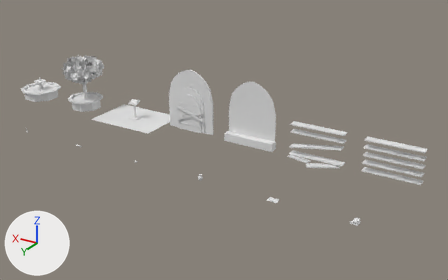
Renders of the Blender file art_src/kit/kit_dressing.blend from each side of a commit.
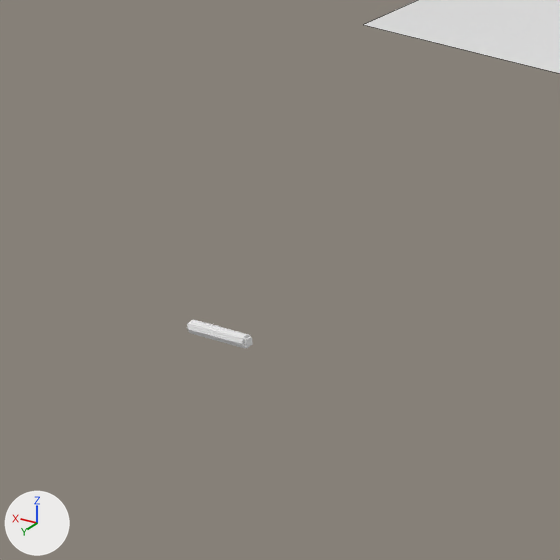
The first picture shows the older version from a 50 mm camera at (-7.1, 27.8, 13.9) aimed at (9.2, 0.7, 0.3). The close-ups show the older and then the newer version on the part from 13% to 24% of the width and 42% to 59% of the height of that picture. Only the edits that show in the close-ups are written down. The axes (+X, +Y, +Z) are drawn at lower left. The lights are the same throughout. The close-ups show mesh edges as thin lines. Objects named as collision shapes, trigger or cutter boxes, shadow casters or lower levels of detail are left out.

The older version as bpy lines, for what is in view:
```python
me_iwan_lectern__rug = bpy.data.meshes.new('iwan_lectern__rug')
me_iwan_lectern__rug.from_pydata([(-2.19, -1.59, 0.01), (2.19, -1.59, 0.01), (2.19, 1.59, 0.01), (-2.19, 1.59, 0.01)], [], [(0, 1, 2, 3)])
me_iwan_lectern__rug.materials.append(mat_rug)  # white #e7e7e7
me_prop_scroll__paper = bpy.data.meshes.new('prop_scroll__paper')
me_prop_scroll__paper.from_pydata(...)  # an 8-sided cylinder along x spanning x -0.17..0.17, y -0.035..0.035, z 0.0..0.07
me_prop_scroll__paper.materials.append(mat_linen)  # white #e7e7e7
ob_iwan_lectern__rug = bpy.data.objects.new('iwan_lectern__rug', me_iwan_lectern__rug)
ob_iwan_lectern__rug.parent = ob_m_iwan_lectern
ob_iwan_lectern__rug.location = (0.0, 0.0, 0.0)
ob_prop_scroll__paper = bpy.data.objects.new('prop_scroll__paper', me_prop_scroll__paper)
ob_prop_scroll__paper.parent = ob_m_prop_scroll
ob_prop_scroll__paper.location = (0.0, 0.0, 0.0)
```
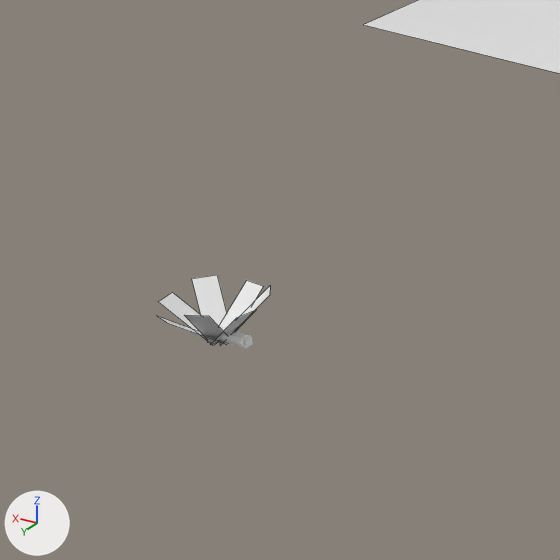
The change, as JSON lines over the scene's bpy script:
```json
{"op": "add", "block": "mat_fern", "code": ["mat_fern = principled_material('fern')", "mat_fern.base_color = (0.8, 0.8, 0.8)  # white #e7e7e7"]}
{"op": "add", "block": "me_plant_fern__fronds", "code": ["me_plant_fern__fronds = bpy.data.meshes.new('plant_fern__fronds')", "me_plant_fern__fronds.from_pydata(...)  # 28 vertices, 7 faces; spans x -0.226..0.289, y -0.241..0.285, z 0.0..0.245", "me_plant_fern__fronds.materials.append(mat_fern)  # white #e7e7e7"]}
{"op": "add", "block": "ob_plant_fern__fronds", "code": ["ob_plant_fern__fronds = bpy.data.objects.new('plant_fern__fronds', me_plant_fern__fronds)", "ob_plant_fern__fronds.parent = ob_m_plant_fern", "ob_plant_fern__fronds.location = (0.0, 0.0, 0.0)"]}
{"op": "add", "block": "ob_m_plant_fern", "code": ["ob_m_plant_fern = bpy.data.objects.new('M_plant_fern', None)", "ob_m_plant_fern.location = (16.0, 5.0, 0.0)"]}
```

Boxes [x1, y1, x2, y2] around the edits, measured in the close-ups (560 x 560 px):
```json
{"object": "plant_fern__fronds", "change": "added", "after": [158, 275, 270, 346]}
```
